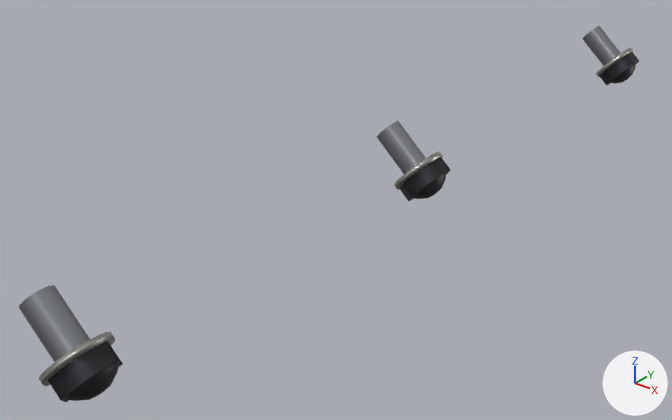
Two versions of the glTF model public/parts/valve-cover-special-right.glb, one commit apart.
One viewpoint serves both versions: a 50 mm lens placed at (456.0, -209.0, 69.0), pointed at (303.0, -18.0, -49.0). Every picture has the same lights, and +X, +Y and +Z are marked at lower right. The first picture is the older version.
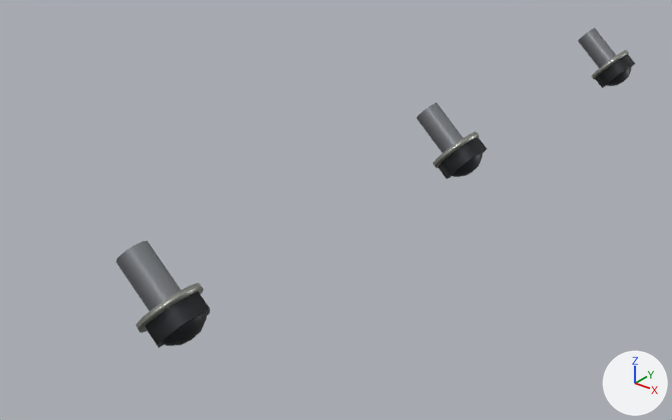
The change in detail:
Object 'Mesh_0' (ob_mesh_0) moves from (322.1, 130.0, -36.59) to (322.1, 126.0, -36.59).
Object 'Mesh_0.001' (ob_mesh_0_001) moves from (322.1, -4.0, -36.59) to (322.1, 16.0, -36.59).
Object 'Mesh_0.002' (ob_mesh_0_002) moves from (322.1, -122.0, -36.59) to (322.1, -98.0, -36.59).
Object 'Mesh_1' (ob_mesh_1) moves from (325.4, 130.0, -39.61) to (325.4, 126.0, -39.61).
Object 'Mesh_1.001' (ob_mesh_1_001) moves from (325.4, -4.0, -39.61) to (325.4, 16.0, -39.61).
Object 'Mesh_1.002' (ob_mesh_1_002) moves from (325.4, -122.0, -39.61) to (325.4, -98.0, -39.61).
Object 'Mesh_2' (ob_mesh_2) moves from (316.3, 130.0, -31.35) to (316.3, 126.0, -31.35).
Object 'Mesh_2.001' (ob_mesh_2_001) moves from (316.3, -4.0, -31.35) to (316.3, 16.0, -31.35).
Object 'Mesh_2.002' (ob_mesh_2_002) moves from (316.3, -122.0, -31.35) to (316.3, -98.0, -31.35).

Where the change shows, as pixel boxes (x1, y1, x2, y2) in the pictures (672 x 420 px):
'Mesh_2.002', moved: before (19, 285, 90, 362); after (116, 241, 181, 311)
'Mesh_1.002', moved: before (48, 341, 123, 402); after (145, 291, 210, 348)
'Mesh_2.001', moved: before (377, 121, 426, 174); after (417, 103, 463, 153)
'Mesh_1.001', moved: before (400, 157, 450, 201); after (438, 137, 487, 179)
'Mesh_0.002', moved: before (39, 332, 115, 386); after (136, 283, 204, 333)
'Mesh_2', moved: before (583, 26, 620, 66); after (578, 28, 617, 68)
'Mesh_1', moved: before (599, 52, 639, 86); after (595, 54, 635, 88)
'Mesh_0.001', moved: before (394, 152, 443, 190); after (433, 132, 479, 168)
'Mesh_0', moved: before (596, 48, 633, 77); after (592, 50, 629, 80)
